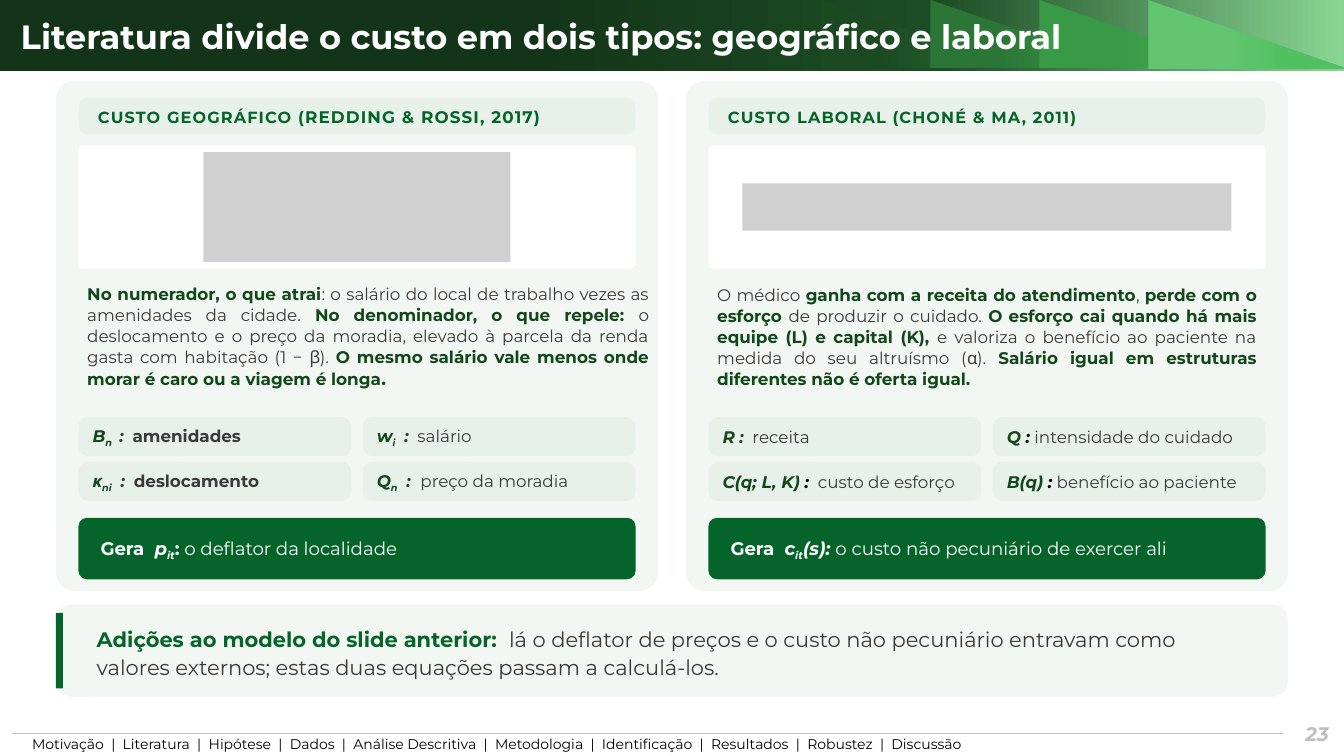
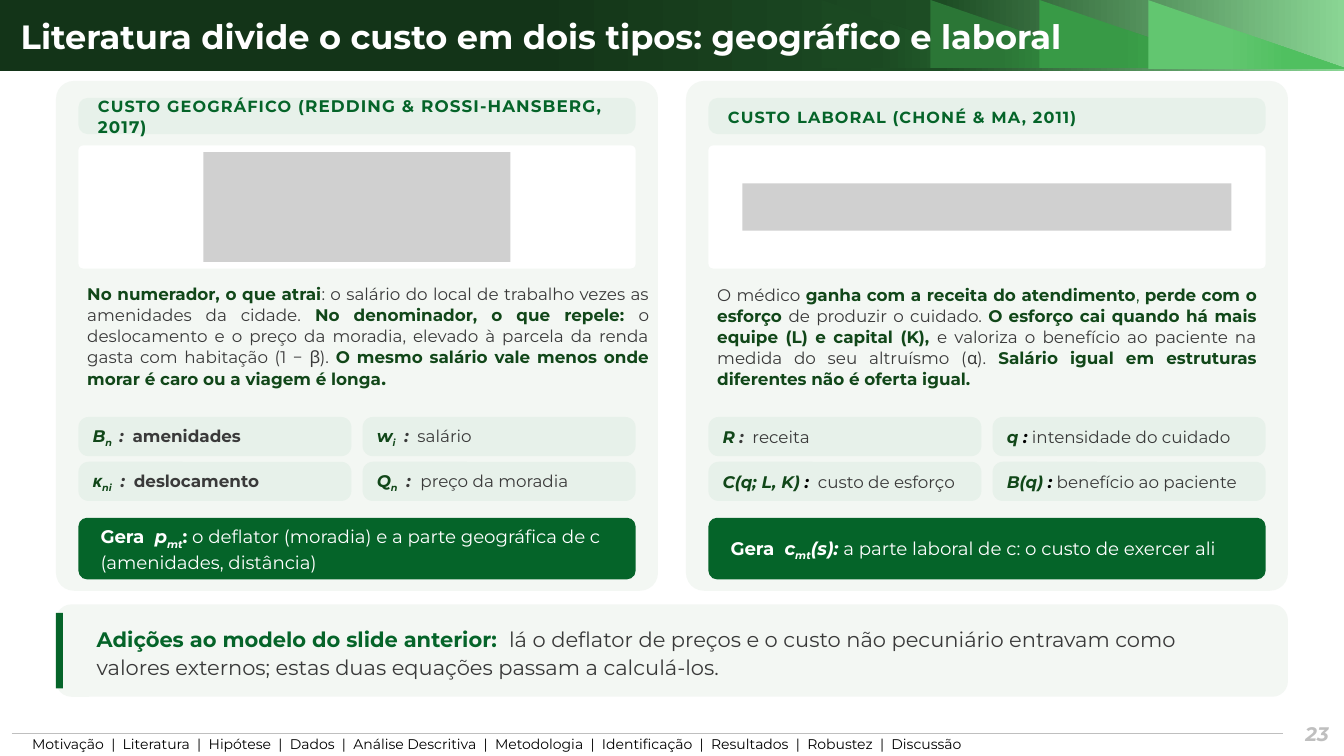
Before and after one commit to ka1victor/impact-eval-health-econ-pmme, a slide deck: slide 23 of output/apresentacao_banca_final/deck_banca_final.pptx. Drawn at 1344x756 pixels with LibreOffice and Linux fonts; fonts in the diff are those of the drawing; grey boxes stand for pictures; background and template pictures are left out. Boxes give left, top, right and bottom in pixels: in the first picture for what was removed or moved away, otherwise in the second. Text is boxed around its words. In the diff, an @@ line names an element or a change of style, - is before the commit and + after.

```diff
--- a/output/apresentacao_banca_final/deck_banca_final.pptx
+++ b/output/apresentacao_banca_final/deck_banca_final.pptx
@@ text in rounded rectangle at (x1=98, y1=97, x2=601, y2=137): text changed @@
-CUSTO GEOGRÁFICO (REDDING & ROSSI, 2017)
+CUSTO GEOGRÁFICO (REDDING & ROSSI-HANSBERG, 2017)
@@ text in rounded rectangle at (x1=1007, y1=430, x2=1230, y2=447): text changed @@
-Q : intensidade do cuidado
+q : intensidade do cuidado
@@ text in rounded rectangle at (x1=101, y1=529, x2=600, y2=573): text changed @@
-Gera pit: o deflator da localidade
+Gera pmt: o deflator (moradia) e a parte geográfica de c (amenidades, distância)
@@ text in rounded rectangle at (x1=731, y1=541, x2=1216, y2=559): text changed @@
-Gera cit(s): o custo não pecuniário de exercer ali
+Gera cmt(s): a parte laboral de c: o custo de exercer ali
```
Also in this commit, not shown: 9 other slides changed, 9 other files.
